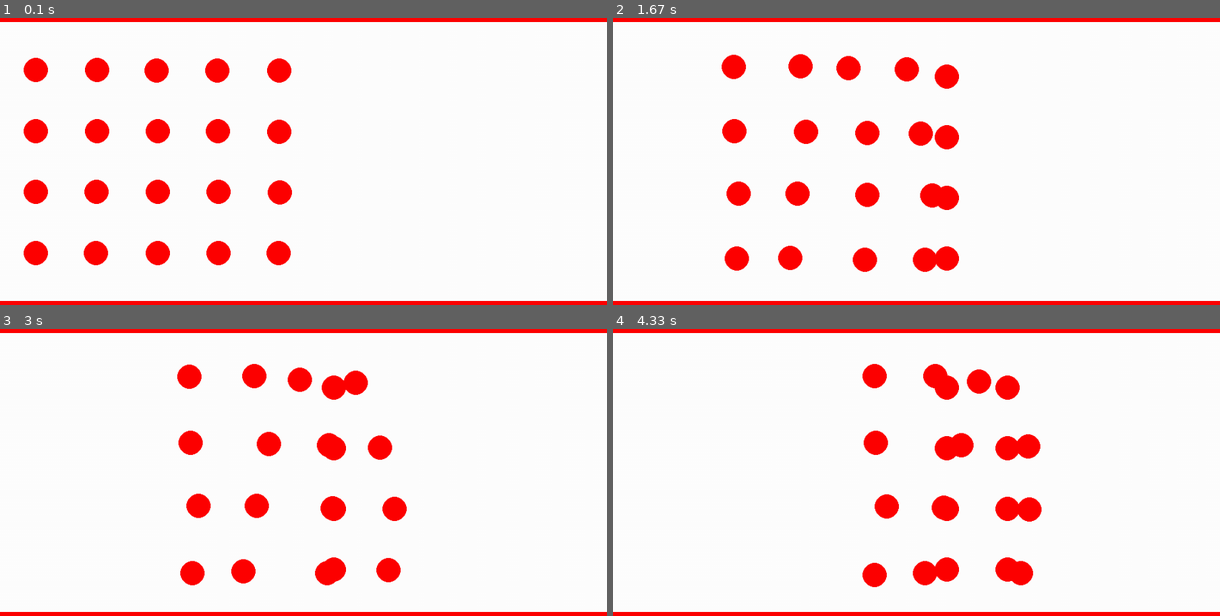
Above: before the commit, frames 1-4 (two rows, left to right).
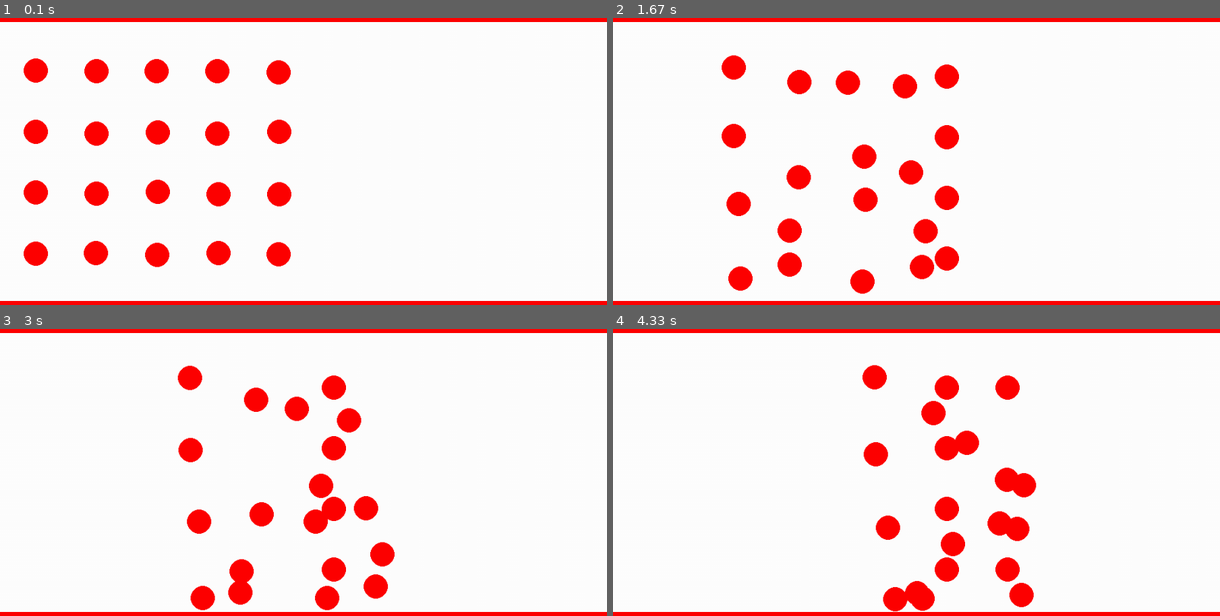
Above: after the commit, the same moments.

Repository: jkerfs/argil
Game: pygame game, started from examples/hallway/hallway.py
Two runs of this game, one before a commit and one after it. Both use one fixed random seed, a clock stepped at 60 frames per second and the inputs below.
Inputs:
- Up to frame 1 (0.1 s): no input
- Up to frame 2 (1.67 s): no input
- Up to frame 3 (3 s): no input
- Up to frame 4 (4.33 s): no input

The runs differ from the first frame. In frame 1, 1.0% of the frame differs, in the area x 3-49%, y 13-87%; in frame 2, 6.0%; in frame 3, 6.3%, in the area x 29-67%, y 11-99%; in frame 4, 5.7%.

Commit message:
circle demo

Diff:
--- a/argil/contrib/crowd/socialforce.py
+++ b/argil/contrib/crowd/socialforce.py
@@ -5,7 +5,7 @@
 
 
 class SocialForceConstants:
-    def __init__(self, body_force=1200, friction=2400, social_distance=.2, social_force=2000, obstacle_force=4000,
+    def __init__(self, body_force=1200, friction=2400, social_distance=.3, social_force=2000, obstacle_force=4000,
                  obstacle_distance=.015):
         self.body_force = body_force
         self.friction = friction
@@ -17,9 +17,10 @@
         self.obstacle_force = obstacle_force
 
 
+
 class SocialForceAgent(Agent):
     def __init__(self, x, y, radius, vel=(0, 0), vel_max=1.3, color="blue", delay=None, constants=None):
-        super(self.__class__, self).__init__()
+        Agent.__init__(self)
         self.params = {"x": x, "y": y, "radius": radius, "waypoints": [],
                        "vel": vel, "vel_max": vel_max, "color": color, "delay": delay,
                        "start_x": x, "start_y": y}
@@ -27,6 +28,7 @@
             self.constants = SocialForceConstants()
         else:
             self.constants = constants
+        self.priority = np.random.rand()
 
         self.x = x
         self.y = y
@@ -35,6 +37,7 @@
         self.color = color
         self.waypoints = []
         self.vel_max = vel_max
+        self.vel_des = .8 * vel_max
         self.done = False
         self.delay = delay
         if self.delay is not None:
@@ -42,6 +45,7 @@
             self.start_y = y
             self.x = np.inf
             self.y = np.inf
+        self.preferred = np.array([0., 0.])
 
     def add_waypoint(self, goal_pos):
         self.waypoints.append(goal_pos)
@@ -82,7 +86,8 @@
 
         goal = self.waypoints[0]
         goal_angle = np.arctan2(goal[1] - self.y, goal[0] - self.x)
-        goal_force = (np.array([np.cos(goal_angle), np.sin(goal_angle)]) - cur_vel) * mass / delta_time
+        self.preferred = np.array([np.cos(goal_angle), np.sin(goal_angle)])
+        goal_force = (self.preferred - cur_vel) * mass / delta_time
 
         social_force = self.get_agent_force(cur_pos, cur_vel, get_neighbors(10))
         obstacle_force = self.get_obstacle_force(get_obstacles(10))
@@ -99,18 +104,38 @@
 
     def get_agent_force(self, cur_pos, cur_vel, neighbors):
         social_force = np.array([0., 0.])
+
         for neighbor in neighbors:
             d = neighbor[0]
             a = neighbor[1]
             n = neighbor[2]
-            if n.done:
-                continue
+            #if n.done:
+            #    continue
+
+            right_of_way = self.priority > n.priority
+
             n_pos = (n.x, n.y)
             normal_ij = (cur_pos - n_pos) / d
             distance_ij = neighbor[0]
-            radii_ij = n.radius + self.radius
-            mag = self.constants.social_force * np.exp((radii_ij - distance_ij) / self.constants.social_distance)
-            force = mag * normal_ij
+            radii_ij = self.radius - n.radius
+
+            d_agt = self.constants.social_distance
+
+            avoid_norm = np.array(normal_ij)
+            if not right_of_way:
+                d_agt = self.constants.social_distance + n.radius * .5
+
+                prefSpeed = n.vel_des
+                if prefSpeed < .0001:
+                    perpDir = (-normal_ij[1], normal_ij[0])
+                else:
+                    prefDir = n.preferred
+                    perpDir = (-prefDir[1], prefDir[0])
+                avoid_norm = perpDir
+
+            mag = self.constants.social_force * np.exp((radii_ij - distance_ij) / d_agt)
+            force = np.array(mag) * np.array(avoid_norm)
+
             if distance_ij < radii_ij:
                 tangent_ij = np.array([normal_ij[0], normal_ij[1]])
                 f_pushing = normal_ij * self.constants.body_force * (radii_ij - distance_ij)
@@ -131,10 +156,11 @@
         return obstacle_force
 
     def reset(self):
-        super(SocialForceAgent, self).reset()
+        Agent.__init__(self)
         self.done = False
         if self.delay is not None:
             self.start_x = self.x
             self.start_y = self.y
             self.x = np.inf
             self.y = np.inf
+        self.preferred = np.array([0., 0.])
Binary file added: examples/circle/temp.gif
Not shown, added: examples/circle/Circle.ipynb
